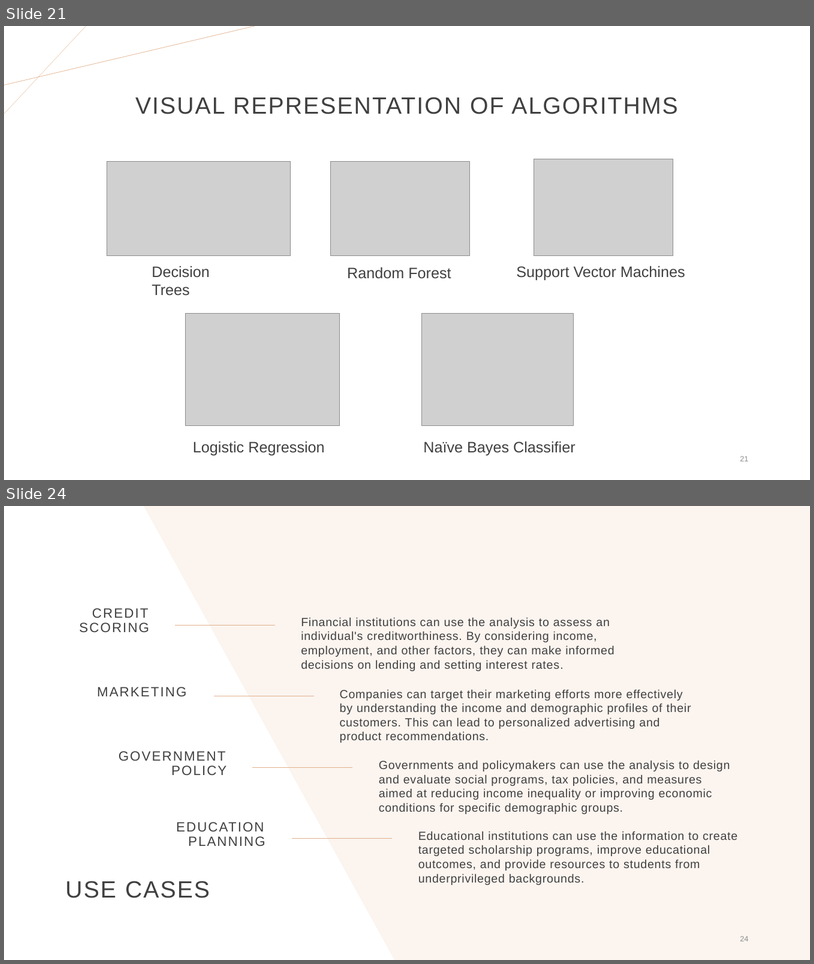
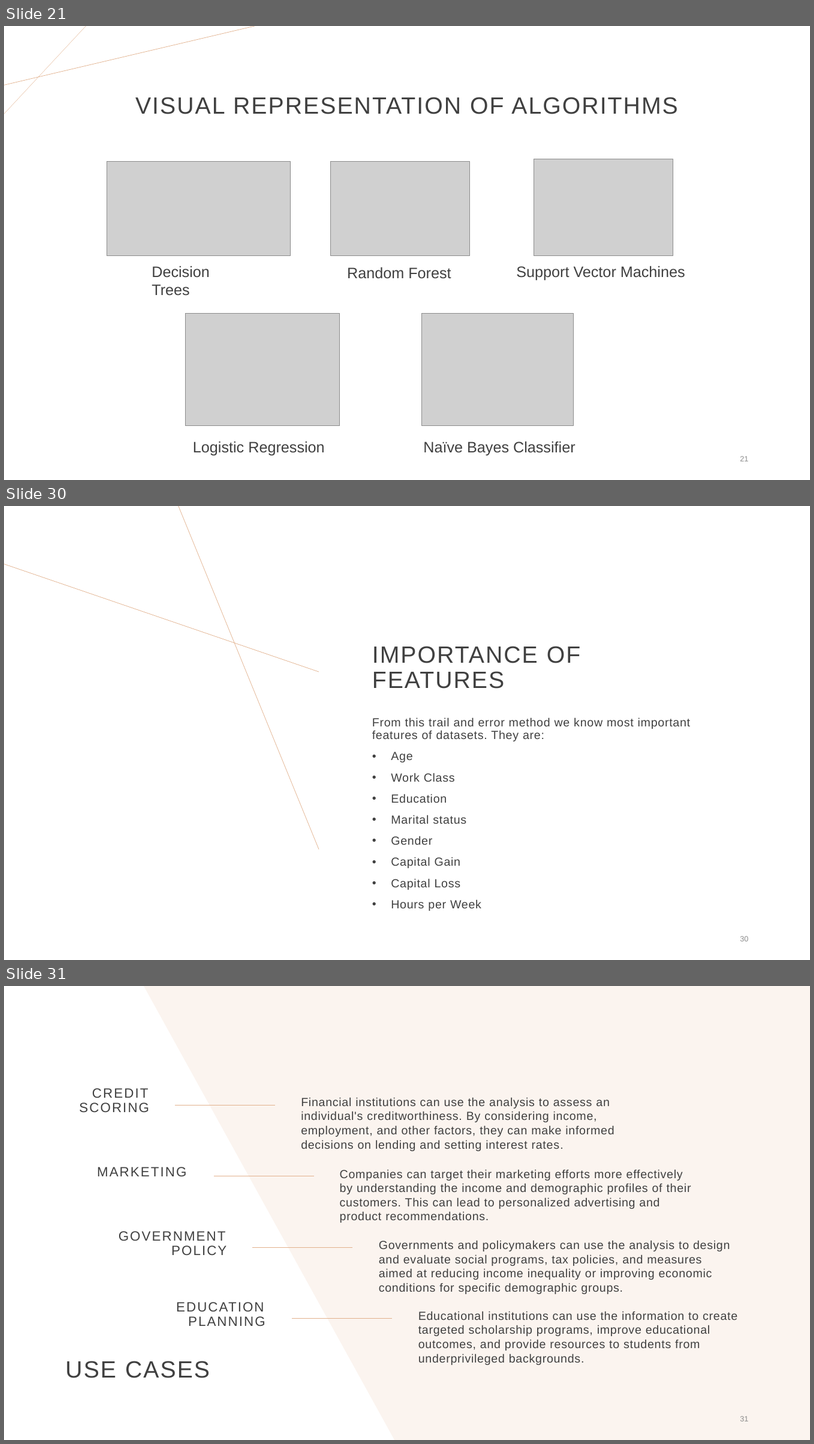
Before and after one commit to Hetansh-patel/Income-Prediction-With-R, a slide deck: R Project.pptx. Shown one above the other, each under a label of ours: slides 21 and 24 before the commit, slides 21, 30 and 31 after it; the slides between them are not shown. The pictures are 814x964 and 814x1444 pixels, drawn with LibreOffice and Linux fonts; fonts in the diff are those of the drawing; grey boxes stand for pictures. Boxes give left, top, right and bottom in pixels: in the first picture for what was removed or moved away, otherwise in the second. Text is boxed around its words. In the diff, an @@ line names an element or a change of style, - is before the commit and + after.

```diff
--- a/R Project.pptx
+++ b/R Project.pptx
@@ slide 30 added at (x1=4, y1=506, x2=810, y2=960), background #FFFFFF @@
@@ line added from (319, 849) to (179, 506), #E2B18D 0.5 pt @@
@@ line added from (319, 672) to (4, 564), #E2B18D 0.5 pt @@
@@ title added at (x1=372, y1=646, x2=581, y2=688), 28 pt, text #404040 @@
+IMPORTANCE OF FEATURES
@@ text added at (x1=372, y1=717, x2=690, y2=910), 14 pt, text #404040 @@
+From this trail and error method we know most important features of datasets. They are:
+• Age
+• Work Class
+• Education
+• Marital status
+• Gender
+• Capital Gain
+• Capital Loss
+• Hours per Week
@@ page number added at (x1=740, y1=936, x2=749, y2=941), 9 pt, text #8C8C8C @@
+30
@@ what was slide 24 is now slide 31 @@
@@ page number at (x1=740, y1=1416, x2=749, y2=1421): text changed @@
-24
+31
```
Also in this commit, not shown: 4 slides changed, 7 other slides added, 2 slides removed.
